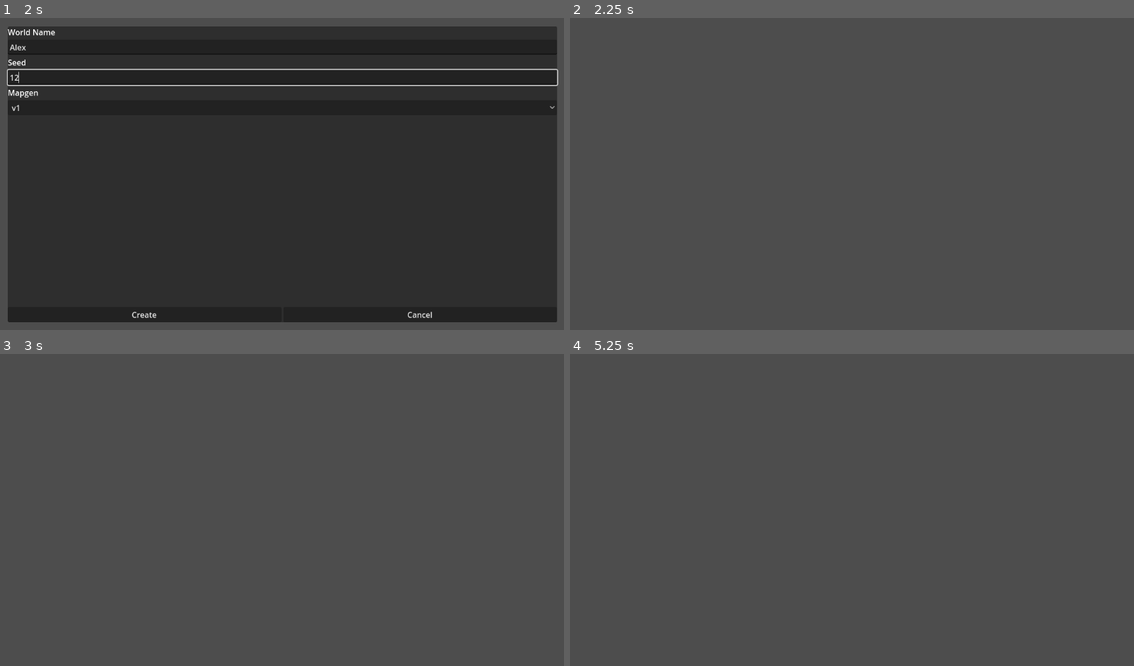
Above: before the commit, frames 1-4 (two rows, left to right).
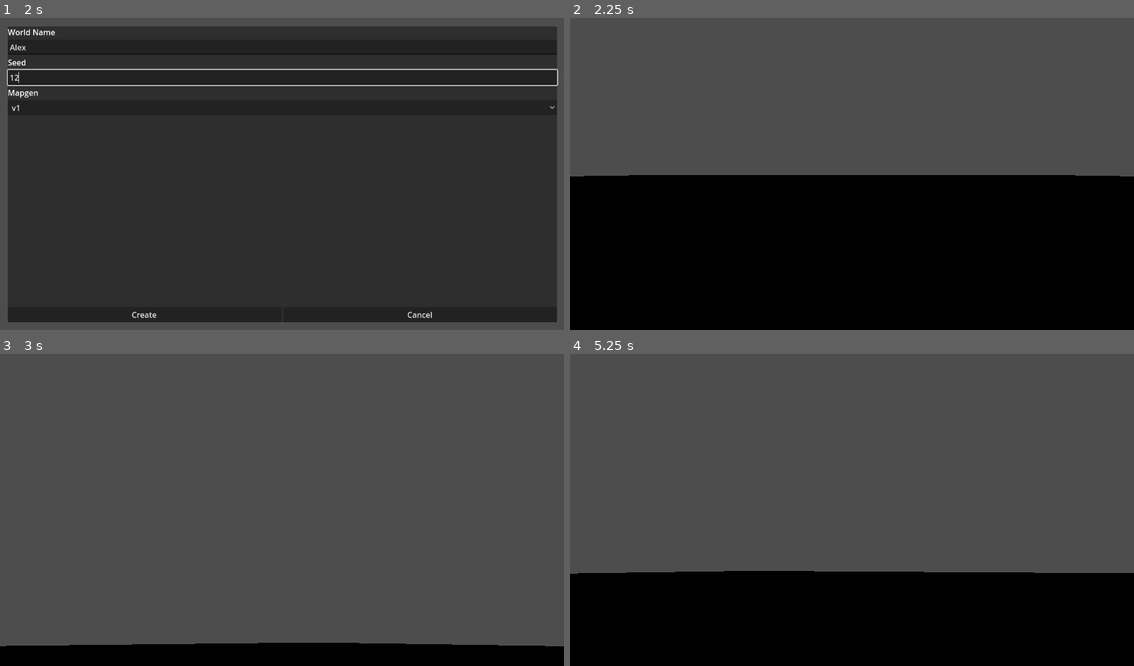
Above: after the commit, the same moments.

Repository: Hacknique/Novora
Game: Godot game, scene res://scenes/Menus/MainMenu.tscn
Two runs of this game, one before a commit and one after it. Both use one fixed random seed, a clock stepped at 60 frames per second and the inputs below. The engine's default icon, where the game draws it, is replaced by a stand-in: a white triangle on a blue panel in a dark square.
Inputs (mouse positions are in pixels of both pictures, inside the frame that each line leads up to):
- Up to frame 1 (2 s): click "New" at 0.5 s; click (282, 46) at 1.27 s; type "Alex" at 1.35 s; click (282, 77) at 1.5 s; type "12" at 1.58 s
- Up to frame 2 (2.25 s): click "Create" at 2 s
- Up to frame 3 (3 s): tap Enter at 2.75 s; move the mouse to (406, 491) at 2.77 s; hold Right (ui_right) from 2.78 s (still down)
- Up to frame 4 (5.25 s): tap Space at 3.5 s; move the mouse to (739, 522) at 3.52 s; release Right (ui_right) at 3.53 s; hold Down (ui_down) 3.53-4.28 s; move the mouse to (908, 438) at 4.27 s; hold Right (ui_right) 4.28-5.03 s; tap Enter at 5 s; move the mouse to (823, 572) at 5.02 s; hold Up (ui_up) from 5.03 s (still down)

Frame 1 is identical in both runs. In frame 2, 50% of the frame differs, in the area x 0-100%, y 50-100%; in frame 3, 7.0%; in frame 4, 30%.

Commit message:
Added Escape Menu, Player, Player Movement and Rotation. Made global Game class to hold global variables.

Diff:
--- a/project.godot
+++ b/project.godot
@@ -24,6 +24,14 @@
 version_control/plugin_name="GitPlugin"
 version_control/autoload_on_startup=true
 
+[input]
+
+ui_pause={
+"deadzone": 0.5,
+"events": [Object(InputEventKey,"resource_local_to_scene":false,"resource_name":"","device":0,"window_id":0,"alt_pressed":false,"shift_pressed":false,"ctrl_pressed":false,"meta_pressed":false,"pressed":false,"keycode":0,"physical_keycode":4194305,"key_label":0,"unicode":0,"echo":false,"script":null)
+]
+}
+
 [rendering]
 
 renderer/rendering_method="gl_compatibility"
--- a/scenes/Menus/NewWorldMenu.tscn
+++ b/scenes/Menus/NewWorldMenu.tscn
@@ -1,9 +1,12 @@
 [gd_scene load_steps=5 format=3 uid="uid://dvlxvbiq6k0xd"]
 
-[ext_resource type="Script" path="res://scripts/Menus/NewWorldMenu/Root.gd" id="1_4t6s5"]
 [ext_resource type="Script" path="res://scripts/Menus/NewWorldMenu/Cancel.gd" id="1_k3lwg"]
 [ext_resource type="Script" path="res://scripts/Menus/NewWorldMenu/Create.gd" id="1_xgcw4"]
 [ext_resource type="Script" path="res://scripts/Menus/NewWorldMenu/NameEntry.gd" id="2_vqtrq"]
+
+[sub_resource type="GDScript" id="GDScript_8yvxp"]
+script/source = "extends Node
+"
 
 [node name="NewWorld" type="Control"]
 layout_mode = 3
@@ -12,7 +15,7 @@
 anchor_bottom = 1.0
 grow_horizontal = 2
 grow_vertical = 2
-script = ExtResource("1_4t6s5")
+script = SubResource("GDScript_8yvxp")
 
 [node name="PanelContainer" type="PanelContainer" parent="."]
 layout_mode = 1
--- a/scenes/World/UserInterface/EscapeMenu.tscn
+++ b/scenes/World/UserInterface/EscapeMenu.tscn
@@ -1,4 +1,25 @@
-[gd_scene format=3 uid="uid://3s6nv4bmerim"]
+[gd_scene load_steps=7 format=3 uid="uid://3s6nv4bmerim"]
+
+[ext_resource type="Texture2D" uid="uid://bkliyey176e0w" path="res://icon.svg" id="1_5boy3"]
+[ext_resource type="Script" path="res://scripts/World/UserInterface/EscapeMenu/AboutLabel.gd" id="2_vhb67"]
+[ext_resource type="Script" path="res://scripts/World/UserInterface/EscapeMenu/Options/ExitToOSBtn.gd" id="4_fya7k"]
+[ext_resource type="Script" path="res://scripts/World/UserInterface/EscapeMenu/Options/ExitToMenuBtn.gd" id="4_smt7r"]
+
+[sub_resource type="GDScript" id="GDScript_4xgrh"]
+script/source = "extends TextureRect
+
+func _ready():
+	var texture = preload(\"res://icon.svg\")  # Assuming your SVG has been imported as a texture
+	self.texture = texture
+"
+
+[sub_resource type="GDScript" id="GDScript_nn5sa"]
+script/source = "extends Button
+
+
+func _on_pressed():
+	self.get_parent().get_parent().get_parent().get_parent().queue_free()
+"
 
 [node name="EscapeMenu" type="Control"]
 layout_mode = 3
@@ -28,6 +49,58 @@
 
 [node name="EscapeMenuGrid" type="GridContainer" parent="EscapeMenuAndBackground"]
 layout_mode = 2
+size_flags_horizontal = 4
+size_flags_vertical = 4
+theme_override_constants/h_separation = 20
+theme_override_constants/v_separation = 20
+columns = 3
 
 [node name="About" type="VBoxContainer" parent="EscapeMenuAndBackground/EscapeMenuGrid"]
 layout_mode = 2
+theme_override_constants/separation = 25
+
+[node name="TextureRect" type="TextureRect" parent="EscapeMenuAndBackground/EscapeMenuGrid/About"]
+layout_mode = 2
+texture = ExtResource("1_5boy3")
+script = SubResource("GDScript_4xgrh")
+
+[node name="EscapeMenuAboutLabel" type="Label" parent="EscapeMenuAndBackground/EscapeMenuGrid/About"]
+layout_mode = 2
+text = "Game Name and Version"
+script = ExtResource("2_vhb67")
+
+[node name="Options" type="VBoxContainer" parent="EscapeMenuAndBackground/EscapeMenuGrid"]
+layout_mode = 2
+theme_override_constants/separation = 20
+
+[node name="Continue" type="Button" parent="EscapeMenuAndBackground/EscapeMenuGrid/Options"]
+layout_mode = 2
+size_flags_vertical = 0
+text = "Continue"
+script = SubResource("GDScript_nn5sa")
+
+[node name="ExitToMenu" type="Button" parent="EscapeMenuAndBackground/EscapeMenuGrid/Options"]
+layout_mode = 2
+text = "Exit To Menu"
+script = ExtResource("4_smt7r")
+
+[node name="ExitToOS" type="Button" parent="EscapeMenuAndBackground/EscapeMenuGrid/Options"]
+layout_mode = 2
+text = "Exit to OS"
+script = ExtResource("4_fya7k")
+
+[node name="Label" type="Label" parent="EscapeMenuAndBackground/EscapeMenuGrid"]
+layout_mode = 2
+text = "Controls:
+- W: Moves you forward
+- A: Moves you left
+- S: Moves you backwards
+- D: Moves you right
+- Left Click: Mine Block
+- Right Click: Place Block
+- Mouse: Turn/Look
+"
+
+[connection signal="pressed" from="EscapeMenuAndBackground/EscapeMenuGrid/Options/Continue" to="EscapeMenuAndBackground/EscapeMenuGrid/Options/Continue" method="_on_pressed"]
+[connection signal="pressed" from="EscapeMenuAndBackground/EscapeMenuGrid/Options/ExitToMenu" to="EscapeMenuAndBackground/EscapeMenuGrid/Options/ExitToMenu" method="_on_pressed"]
+[connection signal="pressed" from="EscapeMenuAndBackground/EscapeMenuGrid/Options/ExitToOS" to="EscapeMenuAndBackground/EscapeMenuGrid/Options/ExitToOS" method="_on_pressed"]
--- a/scenes/World/World.tscn
+++ b/scenes/World/World.tscn
@@ -1,9 +1,50 @@
-[gd_scene load_steps=2 format=3 uid="uid://dil7reps2d4av"]
+[gd_scene load_steps=8 format=3 uid="uid://dil7reps2d4av"]
 
 [ext_resource type="Script" path="res://scripts/World/World.gd" id="1_qxp45"]
+[ext_resource type="Script" path="res://scripts/World/Player.gd" id="2_muo25"]
+
+[sub_resource type="BoxMesh" id="BoxMesh_pak5f"]
+
+[sub_resource type="BoxShape3D" id="BoxShape3D_ww7c8"]
+size = Vector3(1, 2, 1)
+
+[sub_resource type="PlaneMesh" id="PlaneMesh_7scnl"]
+
+[sub_resource type="StandardMaterial3D" id="StandardMaterial3D_yquho"]
+
+[sub_resource type="BoxShape3D" id="BoxShape3D_44ms4"]
+size = Vector3(100, 1, 100)
 
 [node name="World" type="Node3D"]
 script = ExtResource("1_qxp45")
 metadata/world_name = ""
 
+[node name="Player" type="CharacterBody3D" parent="."]
+script = ExtResource("2_muo25")
+
+[node name="Texture" type="MeshInstance3D" parent="Player"]
+transform = Transform3D(1, 0, 0, 0, 2, 0, 0, 0, 1, 0, 1.00932, 0)
+mesh = SubResource("BoxMesh_pak5f")
+skeleton = NodePath("")
+
+[node name="CollisionBox" type="CollisionShape3D" parent="Player"]
+transform = Transform3D(1, 0, 0, 0, 1, 0, 0, 0, 1, 0, 1.00932, 0)
+shape = SubResource("BoxShape3D_ww7c8")
+
+[node name="Camera" type="Camera3D" parent="Player"]
+unique_name_in_owner = true
+transform = Transform3D(1, 0, 0, 0, 1, 0, 0, 0, 1, 0, 1.58064, 0)
+current = true
+
+[node name="Floor" type="StaticBody3D" parent="."]
+
+[node name="Texture" type="MeshInstance3D" parent="Floor"]
+transform = Transform3D(100, 0, 0, 0, 1, 0, 0, 0, 100, 0, 0, 0)
+mesh = SubResource("PlaneMesh_7scnl")
+surface_material_override/0 = SubResource("StandardMaterial3D_yquho")
+
+[node name="CollisionBox" type="CollisionShape3D" parent="Floor"]
+transform = Transform3D(1, 0, 0, 0, 1, 0, 0, 0, 1, 0, -0.5, 0)
+shape = SubResource("BoxShape3D_44ms4")
+
 [connection signal="ready" from="." to="." method="_on_ready"]
--- a/scripts/Global/Game.gd
+++ b/scripts/Global/Game.gd
@@ -1,3 +1,4 @@
 extends Node
 
 const version = "0.0.1"
+var current_world_name = ""
--- a/scripts/Menus/MainMenu/PlayWorld.gd
+++ b/scripts/Menus/MainMenu/PlayWorld.gd
@@ -3,19 +3,5 @@
 func _on_pressed():
 	var selected_index = %WorldList.get_selected_items()[0]  # This gives an array of selected item indices, [0] gets the first one
 	var selected_world_name = %WorldList.get_item_text(selected_index)
-	var world_scene = preload("res://scenes/World/World.tscn")
-
-	# Instance the scene
-	var world_instance = world_scene.instantiate()
-
-	# Pass the data
-	world_instance.set("world_name", selected_world_name)
-
-	# Call the initialize function
-	world_instance.initialize()
-
-	# Now add it to the tree and make it the current scene
-	get_tree().current_scene.queue_free()
-	get_tree().root.add_child(world_instance)
-	get_tree().current_scene = world_instance
-	get_tree().reload_current_scene()
+	Game.current_world_name = selected_world_name
+	get_tree().change_scene_to_file("res://scenes/World/World.tscn")
--- a/scripts/Menus/NewWorldMenu/Create.gd
+++ b/scripts/Menus/NewWorldMenu/Create.gd
@@ -3,19 +3,5 @@
 func _on_pressed():
 	var world_name = %WorldNameEntry.get("text")
 
-	var world_scene = preload("res://scenes/World/World.tscn")
-
-	# Instance the scene
-	var world_instance = world_scene.instantiate()
-
-	# Pass the data
-	world_instance.set("world_name", world_name)
-
-	# Call the initialize function
-	world_instance.initialize()
-
-	# Now add it to the tree and make it the current scene
-	get_tree().current_scene.queue_free()
-	get_tree().root.add_child(world_instance)
-	get_tree().current_scene = world_instance
-	get_tree().reload_current_scene()
+	Game.current_world_name = world_name
+	get_tree().change_scene_to_file("res://scenes/World/World.tscn")
--- a/scripts/Menus/NewWorldMenu/Root.gd
+++ /dev/null
@@ -1 +0,0 @@
-extends Node
--- /dev/null
+++ b/scripts/World/Player.gd
@@ -0,0 +1,54 @@
+extends CharacterBody3D
+
+var speed = 5.0
+var mouse_sensitivity = 0.1
+var pitch = 0.0
+var yaw = 0.0
+
+# Preload the escape menu scene
+var escape_menu_scene = preload("res://scenes/World/UserInterface/EscapeMenu.tscn")
+var escape_menu_instance = null
+
+func toggle_escape_menu():
+	if !escape_menu_instance:
+		# Instance and add the escape menu to the scene
+		Input.set_mouse_mode(Input.MOUSE_MODE_VISIBLE)
+		escape_menu_instance = escape_menu_scene.instantiate()
+		self.add_child(escape_menu_instance)
+	else:
+		# If already present, free the instance and set the variable to null
+		Input.set_mouse_mode(Input.MOUSE_MODE_CAPTURED)
+		escape_menu_instance.queue_free()
+		escape_menu_instance = null
+
+
+func _ready():
+	Input.set_mouse_mode(Input.MOUSE_MODE_CAPTURED)
+
+func _process(delta):
+	var direction = Vector3.ZERO
+
+	if Input.is_action_pressed("ui_up"):
+		direction.z -= 1
+	if Input.is_action_pressed("ui_down"):
+		direction.z += 1
+	if Input.is_action_pressed("ui_left"):
+		direction.x -= 1
+	if Input.is_action_pressed("ui_right"):
+		direction.x += 1
+
+	direction = direction.normalized()
+	self.translate(direction * speed * delta)
+
+	if Input.is_action_just_pressed("ui_pause"):
+		toggle_escape_menu()
+
+func _input(event):
+	if event is InputEventMouseMotion and !escape_menu_instance:
+		yaw += mouse_sensitivity * event.relative.x
+		pitch -= mouse_sensitivity * event.relative.y
+		pitch = clamp(pitch, -70, 70)
+
+		var rotation = Vector3(0, yaw, 0)
+		self.rotation_degrees = rotation
+		self.get_node("Camera").rotation_degrees.x = pitch
--- /dev/null
+++ b/scripts/World/UserInterface/EscapeMenu/AboutLabel.gd
@@ -0,0 +1,4 @@
+extends Label
+
+func _ready():
+	self.text = ProjectSettings.get_setting("application/config/name","") + " v" + Game.version
--- /dev/null
+++ b/scripts/World/UserInterface/EscapeMenu/Options/ContinueBtn.gd
@@ -0,0 +1,5 @@
+extends Button
+
+
+func _on_pressed():
+	self.get_parent().get_parent().get_parent().get_parent().queue_free()
--- /dev/null
+++ b/scripts/World/UserInterface/EscapeMenu/Options/ExitToMenuBtn.gd
@@ -0,0 +1,5 @@
+extends Button
+
+func _on_pressed():
+	# TODO: Save World Here
+	get_tree().change_scene_to_file("res://scenes/Menus/MainMenu.tscn")
--- /dev/null
+++ b/scripts/World/UserInterface/EscapeMenu/Options/ExitToOSBtn.gd
@@ -0,0 +1,5 @@
+extends Button
+
+func _on_pressed():
+	# TODO: Save World First
+	get_tree().quit()
--- a/scripts/World/World.gd
+++ b/scripts/World/World.gd
@@ -3,7 +3,9 @@
 var world_name
 var world_data
 
-func initialize():
+func _on_ready():
+	self.world_name = Game.current_world_name
 	print(self.world_name)
 	var world = World.new(self.world_name)
+	world_data = world.data
 	world.load_or_save()
